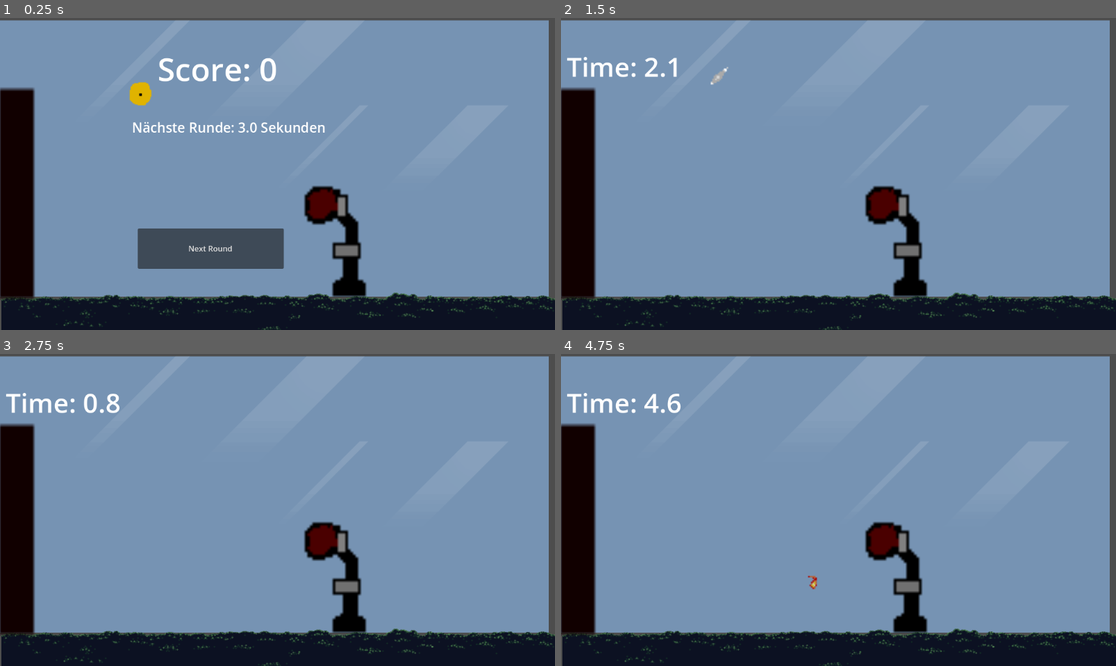
Above: before the commit, frames 1-4 (two rows, left to right).
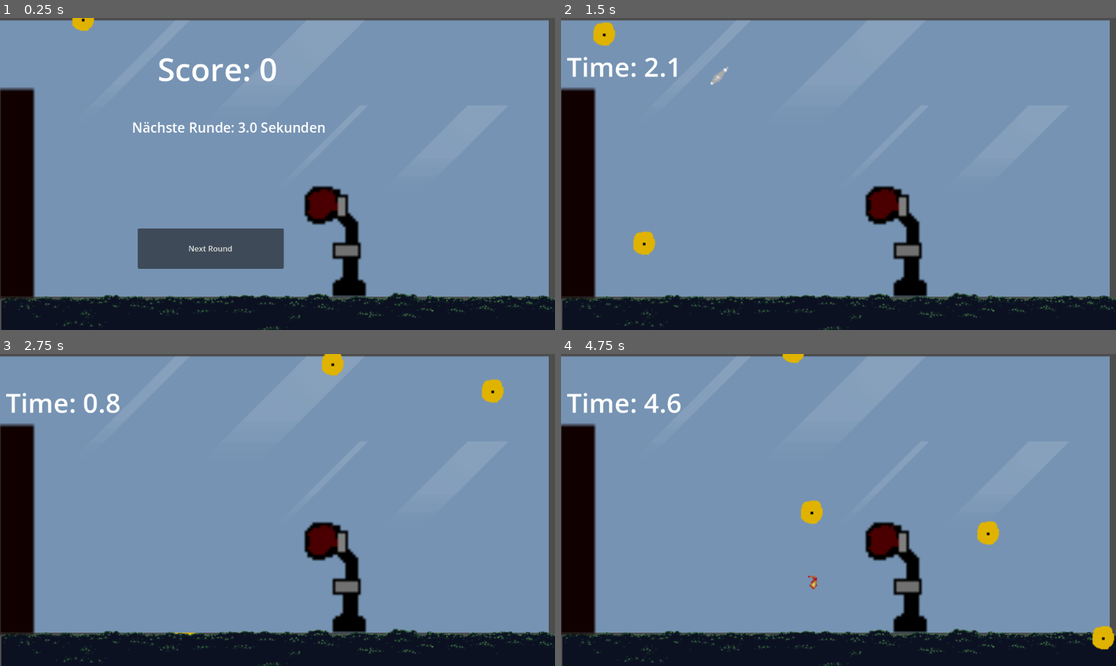
Above: after the commit, the same moments.

Repository: HaMeiAltVergessen/FingerFist
Game: Godot game, scene res://scenes/Game.tscn
Two runs of this game, one before a commit and one after it. Both use one fixed random seed, a clock stepped at 60 frames per second and the inputs below.
Inputs (mouse positions are in pixels of both pictures, inside the frame that each line leads up to):
- Up to frame 1 (0.25 s): no input
- Up to frame 2 (1.5 s): click "Next Round" at 0.5 s; move the mouse to (699, 96) at 1.27 s; click (699, 96) at 1.42 s
- Up to frame 3 (2.75 s): move the mouse to (205, 519) at 2.02 s; click (205, 519) at 2.17 s
- Up to frame 4 (4.75 s): click (766, 519) at 2.92 s; click (766, 519) at 3.67 s; click "Next Round" at 4.25 s

The runs differ from the first frame. In frame 1, 0.4% of the frame differs, in the area x 13-28%, y 0-29%; in frame 2, 0.5%; in frame 3, 0.5%; in frame 4, 0.9%, in the area x 39-100%, y 0-95%.

Commit message:
Coin Spawning hinzugefügt
Moneyrain $$$, #VibeCoding #Nur200Zeilen #TomIstEinHaterForNoReason #PerplexityWillstDuMichHeiraten #AISlurp #TylerTheCreatorImHintergrundZuHören #FrrrankenGameJam

Diff:
--- a/scenes/Coins.tscn
+++ b/scenes/Coins.tscn
@@ -6,15 +6,13 @@
 [sub_resource type="CircleShape2D" id="CircleShape2D_ewuj7"]
 radius = 30.8869
 
-[node name="Area2D" type="Area2D"]
+[node name="Coin" type="Area2D"]
 z_index = 10
 script = ExtResource("1_ewuj7")
 
 [node name="Sprite2D" type="Sprite2D" parent="."]
-position = Vector2(44, 52)
 scale = Vector2(1.79688, 1.76563)
 texture = ExtResource("2_c68d2")
 
 [node name="CollisionShape2D" type="CollisionShape2D" parent="."]
-position = Vector2(36, 42)
 shape = SubResource("CircleShape2D_ewuj7")
--- a/scenes/Game.tscn
+++ b/scenes/Game.tscn
@@ -2,7 +2,6 @@
 
 [ext_resource type="Texture2D" uid="uid://b8jmy0dqj02ro" path="res://assets/Finger 01.png" id="1_ibkli"]
 [ext_resource type="Script" uid="uid://b7i7tnbt8spwh" path="res://scripts/Game.gd" id="1_qbsmt"]
-[ext_resource type="PackedScene" uid="uid://bwjwu51vthqph" path="res://scenes/Coins.tscn" id="2_attvq"]
 [ext_resource type="Texture2D" uid="uid://c8qs5h4rhsgjh" path="res://assets/Free Pixel Art Forest/PNG/Background layers/Layer_0010_1.png" id="2_aug50"]
 [ext_resource type="PackedScene" uid="uid://bcpplx41n15uu" path="res://scenes/click_feedback.tscn" id="2_g4kob"]
 [ext_resource type="Texture2D" uid="uid://1udeim5ihnbv" path="res://assets/Free Pixel Art Forest/PNG/Background layers/Layer_0002_7.png" id="3_kiw3p"]
@@ -22,6 +21,7 @@
 [ext_resource type="AudioStream" uid="uid://brgaar6u0c06e" path="res://Audio/BoxPunch08.mp3" id="18_0bq3a"]
 [ext_resource type="AudioStream" uid="uid://xbppsmmniub0" path="res://Audio/BoxPunch09.mp3" id="19_754j2"]
 [ext_resource type="AudioStream" uid="uid://cwhwhslpss8ag" path="res://Audio/BoxPunch10.mp3" id="20_i4jil"]
+[ext_resource type="PackedScene" uid="uid://d1ght2py6617r" path="res://spawner.tscn" id="22_attvq"]
 
 [node name="Game" type="Node2D"]
 script = ExtResource("1_qbsmt")
@@ -31,9 +31,7 @@
 
 [node name="Background" type="CanvasLayer" parent="."]
 
-[node name="Area2D" parent="Background" instance=ExtResource("2_attvq")]
-z_index = 1
-position = Vector2(254, 117)
+[node name="Main" parent="Background" instance=ExtResource("22_attvq")]
 
 [node name="ClickFeedback" parent="Background" instance=ExtResource("2_g4kob")]
 z_index = 100
--- a/scripts/Coins.gd
+++ b/scripts/Coins.gd
@@ -1,9 +1,17 @@
 extends Area2D
-
+## Features:
+# Muss noch länger laufen, mehr Coins, nur wenn Game auch aktiv ist, Sounds wenn angeklickt, Counter für Münzen
 @onready var sprite: Sprite2D = $Sprite2D
+var acceleration: float = 600.0 # Standardwert, wird vom Spawner gesetzt!
+var velocity: float = 0.0
 
 func _ready() -> void:
 	connect("input_event", Callable(self, "_on_input_event"))
+	connect("area_entered", Callable(self, "_on_area_entered"))
+
+func _process(delta: float) -> void:
+	velocity += acceleration * delta
+	position.y += velocity * delta
 
 func _on_input_event(viewport, event, shape_idx) -> void:
 	if event is InputEventMouseButton and event.pressed:
@@ -12,6 +20,6 @@
 		Global.save_progress()
 		queue_free()
 
-
-func _on_shop_button_pressed() -> void:
-	pass # Replace with function body.
+func _on_area_entered(area: Area2D) -> void:
+	if area.name == "Ground":
+		queue_free()
--- /dev/null
+++ b/scripts/coinspawner.gd
@@ -0,0 +1,36 @@
+extends Node2D
+
+@export var coin_scene: PackedScene
+@export var coins_to_spawn: int = 10
+@export var min_acceleration: float = 400.0
+@export var max_acceleration: float = 900.0
+@export var min_delay: float = 0.2
+@export var max_delay: float = 1.2
+
+var coins_spawned: int = 0
+
+func _ready():
+	spawn_next_coin()
+
+func spawn_next_coin():
+	if coins_spawned >= coins_to_spawn:
+		return
+	# Coin instanziieren
+	var coin = coin_scene.instantiate()
+
+	# Zufällige X-Position am oberen Rand
+	var viewport_width = get_viewport().size.x
+	coin.global_position.x = randi_range(16, viewport_width - 16)
+	coin.global_position.y = 0
+
+	# Zufällige Beschleunigung/Speed der einzelnen Coin
+	coin.acceleration = randf_range(min_acceleration, max_acceleration)
+
+	add_child(coin)
+
+	coins_spawned += 1
+
+	# Timer für verzögertes nächstes Spawnen
+	var delay = randf_range(min_delay, max_delay)
+	await get_tree().create_timer(delay).timeout
+	spawn_next_coin()
--- /dev/null
+++ b/spawner.tscn
@@ -0,0 +1,19 @@
+[gd_scene load_steps=4 format=3 uid="uid://d1ght2py6617r"]
+
+[ext_resource type="Script" uid="uid://bf6f5lyh3s8gs" path="res://scripts/coinspawner.gd" id="1_ttk4a"]
+[ext_resource type="PackedScene" uid="uid://bwjwu51vthqph" path="res://scenes/Coins.tscn" id="2_mcln3"]
+
+[sub_resource type="RectangleShape2D" id="RectangleShape2D_bphdf"]
+size = Vector2(1164, 20)
+
+[node name="Main" type="Node2D"]
+
+[node name="Ground" type="Area2D" parent="."]
+
+[node name="GroundCollider" type="CollisionShape2D" parent="Ground"]
+position = Vector2(576, 640)
+shape = SubResource("RectangleShape2D_bphdf")
+
+[node name="CoinSpawner" type="Node2D" parent="."]
+script = ExtResource("1_ttk4a")
+coin_scene = ExtResource("2_mcln3")
Not shown, added: scripts/coinspawner.gd.uid
